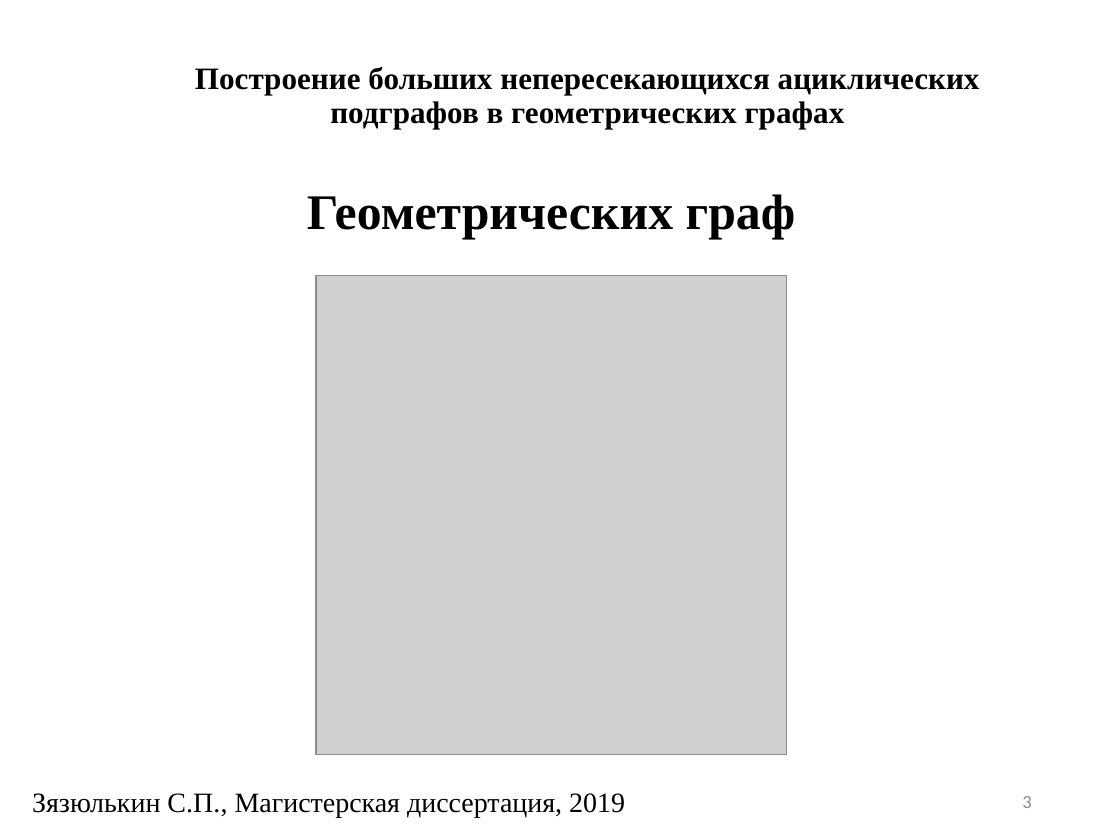
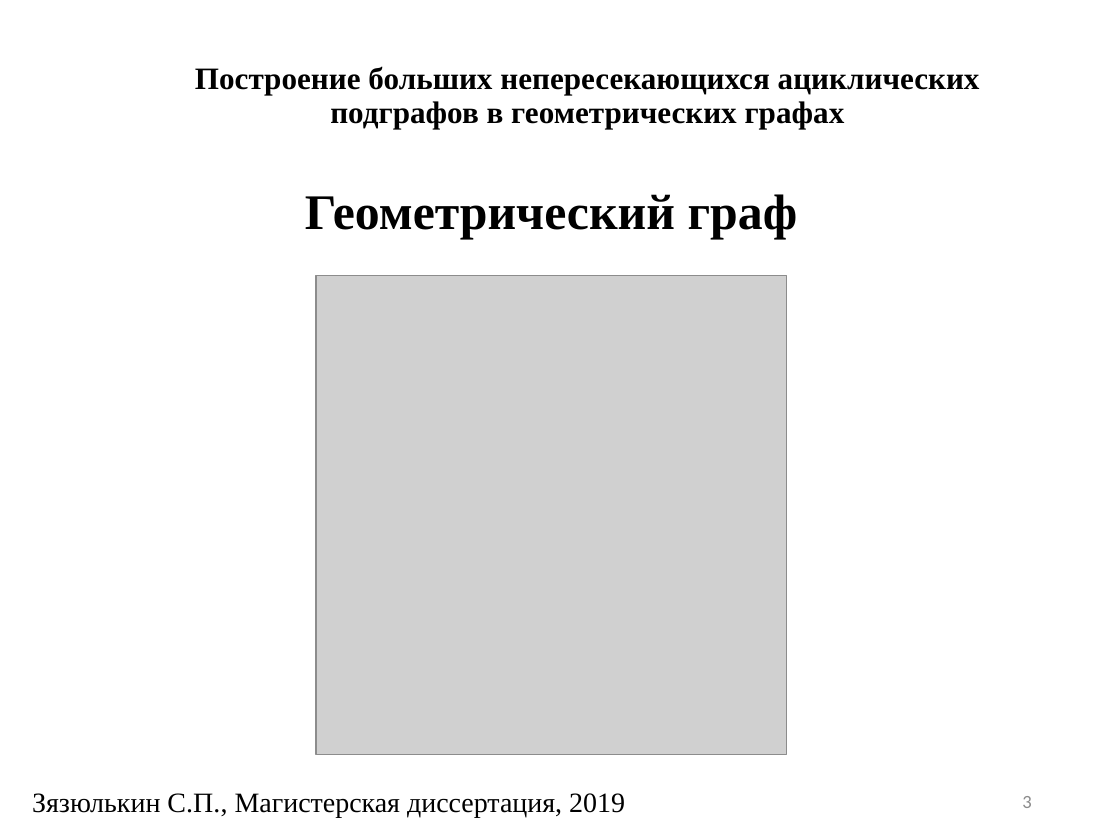
Before and after one commit to SergeyZyazyulkin/NonCrossingSubgraphs, a slide deck: slide 3 of docs/presentation.ppt. Drawn at 1120x840 pixels with LibreOffice and Linux fonts; fonts in the diff are those of the drawing; grey boxes stand for pictures; background and template pictures are left out. Boxes give left, top, right and bottom in pixels: in the first picture for what was removed or moved away, otherwise in the second. Text is boxed around its words. In the diff, an @@ line names an element or a change of style, - is before the commit and + after.

```diff
--- a/docs/presentation.ppt
+++ b/docs/presentation.ppt
@@ title at (305,194,798,240): text changed @@
-Геометрических граф
+Геометрический граф
```
Also in this commit, not shown: 16 other slides changed, 5 slides added, 3 other files.
